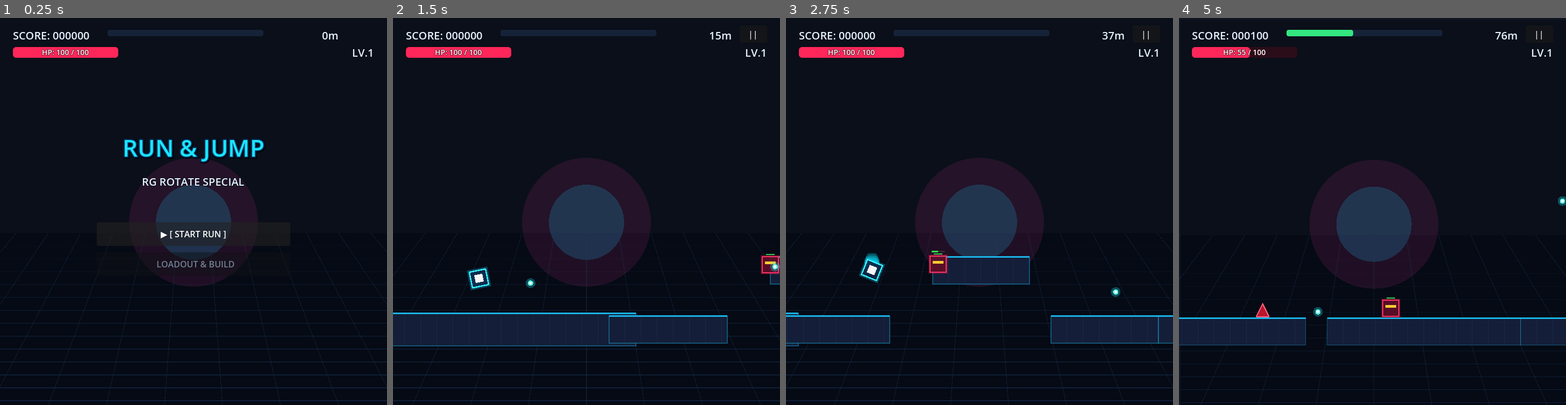
Above: before the commit, frames 1-4 (left to right).
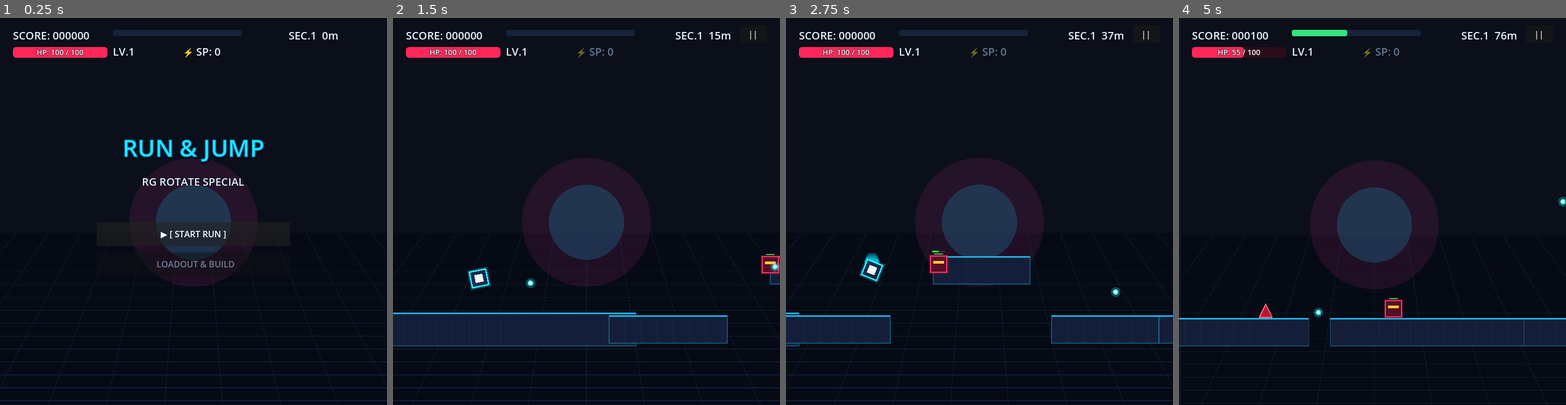
Above: after the commit, the same moments.

Repository: u1e2k/runandjump
Game: Godot game, scene res://scenes/Main.tscn
Two runs of this game, one before a commit and one after it. Both use one fixed random seed, a clock stepped at 60 frames per second and the inputs below.
Inputs:
- Up to frame 1 (0.25 s): no input
- Up to frame 2 (1.5 s): click "▶ [ START RUN ]" at 0.5 s; tap Enter (ui_accept) at 1.25 s; hold Right (ui_right) from 1.28 s (still down); hold Enter (ui_accept) from 1.28 s (still down)
- Up to frame 3 (2.75 s): keep holding Right (ui_right); tap Space (jump) at 1.52, 1.55, 1.82, 2.1, 2.27, 2.57 s; release Enter (ui_accept) at 2.03 s; tap Enter (ui_accept) at 2.3 s
- Up to frame 4 (5 s): release Right (ui_right) at 2.78 s; hold Left (ui_left) 2.78-3.53 s; hold Enter (ui_accept) 2.78-3.53 s; tap Space (jump) at 3.05, 3.77, 4.07 s; hold Right (ui_right) from 3.53 s (still down); tap Enter (ui_accept) at 3.6 s; hold Space (jump) from 4.28 s (still down)

The runs differ from the first frame. In frame 1, 0.6% of the frame differs, in the area x 9-97%, y 3-11%; in frame 2, 0.6%; in frame 3, 0.8%; in frame 4, 3.9%, in the area x 0-100%, y 3-100%.

Commit message:
feat: implement core gameplay scripts, HUD, and main scene

Diff:
--- a/scenes/Main.tscn
+++ b/scenes/Main.tscn
@@ -136,11 +136,11 @@
 label_settings = SubResource("LabelSettings_hud")
 
 [node name="DistanceLabel" type="Label" parent="HUD"]
-offset_left = 500.0
+offset_left = 460.0
 offset_top = 18.0
 offset_right = 630.0
 offset_bottom = 48.0
-text = "0m"
+text = "SEC.1  0m"
 label_settings = SubResource("LabelSettings_hud")
 horizontal_alignment = 2
 
@@ -154,7 +154,7 @@
 [node name="HPBar" type="ProgressBar" parent="HUD"]
 offset_left = 24.0
 offset_top = 54.0
-offset_right = 220.0
+offset_right = 200.0
 offset_bottom = 74.0
 theme_override_styles/background = SubResource("StyleBoxFlat_hp_bg")
 theme_override_styles/fill = SubResource("StyleBoxFlat_hp_fg")
@@ -173,23 +173,30 @@
 horizontal_alignment = 1
 vertical_alignment = 1
 
-[node name="LevelLabel" type="Label" parent="HUD"]
-offset_left = 540.0
-offset_top = 50.0
-offset_right = 696.0
-offset_bottom = 80.0
-text = "LV.1"
-label_settings = SubResource("LabelSettings_hud")
-horizontal_alignment = 2
-
 [node name="ExpBar" type="ProgressBar" parent="HUD"]
-offset_left = 200.0
+offset_left = 210.0
 offset_top = 22.0
-offset_right = 490.0
+offset_right = 450.0
 offset_bottom = 34.0
 theme_override_styles/background = SubResource("StyleBoxFlat_exp_bg")
 theme_override_styles/fill = SubResource("StyleBoxFlat_exp_fg")
 show_percentage = false
+
+[node name="LevelLabel" type="Label" parent="HUD"]
+offset_left = 210.0
+offset_top = 48.0
+offset_right = 320.0
+offset_bottom = 78.0
+text = "LV.1"
+label_settings = SubResource("LabelSettings_hud")
+
+[node name="SPLabel" type="Label" parent="HUD"]
+offset_left = 340.0
+offset_top = 48.0
+offset_right = 450.0
+offset_bottom = 78.0
+text = "⚡ SP: 0"
+label_settings = SubResource("LabelSettings_hud")
 
 [node name="ComboLabel" type="Label" parent="HUD"]
 offset_left = 240.0
@@ -308,10 +315,27 @@
 offset_bottom = -135.0
 grow_horizontal = 2
 grow_vertical = 2
-text = "LEVEL UP!"
+text = "UPGRADE STATION"
 label_settings = SubResource("LabelSettings_title")
 horizontal_alignment = 1
 
+[node name="SPCountLabel" type="Label" parent="HUD/LevelUpModal"]
+layout_mode = 1
+anchors_preset = 8
+anchor_left = 0.5
+anchor_top = 0.5
+anchor_right = 0.5
+anchor_bottom = 0.5
+offset_left = -200.0
+offset_top = -135.0
+offset_right = 200.0
+offset_bottom = -110.0
+grow_horizontal = 2
+grow_vertical = 2
+text = "AVAILABLE SP: 1 ⚡"
+label_settings = SubResource("LabelSettings_hp")
+horizontal_alignment = 1
+
 [node name="CardContainer" type="HBoxContainer" parent="HUD/LevelUpModal"]
 layout_mode = 1
 anchors_preset = 8
@@ -320,9 +344,9 @@
 anchor_right = 0.5
 anchor_bottom = 0.5
 offset_left = -320.0
-offset_top = -120.0
+offset_top = -105.0
 offset_right = 320.0
-offset_bottom = 140.0
+offset_bottom = 145.0
 grow_horizontal = 2
 grow_vertical = 2
 alignment = 1
@@ -335,9 +359,9 @@
 anchor_right = 0.5
 anchor_bottom = 0.5
 offset_left = -250.0
-offset_top = 150.0
+offset_top = 155.0
 offset_right = 250.0
-offset_bottom = 185.0
+offset_bottom = 190.0
 grow_horizontal = 2
 grow_vertical = 2
 text = "[ D-PAD ◀ ▶ TO CHOOSE | A / TAP TO CONFIRM ]"
--- a/scripts/HUD.gd
+++ b/scripts/HUD.gd
@@ -14,6 +14,7 @@
 @onready var hp_bar: ProgressBar = $HPBar
 @onready var hp_label: Label = $HPBar/HPText
 @onready var level_label: Label = $LevelLabel
+@onready var sp_label: Label = $SPLabel
 @onready var exp_bar: ProgressBar = $ExpBar
 
 @onready var title_panel: Control = $TitlePanel
@@ -23,8 +24,10 @@
 @onready var game_over_panel: Control = $GameOverPanel
 @onready var retry_hint_label: Label = $GameOverPanel/RetryHint
 
-# レベルアップスキル選択UI
+# レベルアップ/アップグレードモーダルUI
 @onready var level_up_modal: Control = $LevelUpModal
+@onready var modal_title: Label = $LevelUpModal/Title
+@onready var modal_sp_count_label: Label = $LevelUpModal/SPCountLabel
 @onready var card_container: HBoxContainer = $LevelUpModal/CardContainer
 
 # ポーズモーダルUI
@@ -159,9 +162,9 @@
 		menu_build_btn.modulate = Color(1.3, 1.3, 1.3, 1.0)
 		menu_build_btn.text = "▶ [ LOADOUT & BUILD ]"
 
-func update_stats(score: int, distance: float) -> void:
+func update_stats(score: int, distance: float, section: int, target_dist: float) -> void:
 	score_label.text = "SCORE: %06d" % score
-	distance_label.text = "%dm" % int(distance)
+	distance_label.text = "SEC.%d  %dm" % [section, int(distance)]
 
 func update_hp(current: int, max_hp: int) -> void:
 	hp_bar.max_value = max_hp
@@ -172,6 +175,14 @@
 	level_label.text = "LV.%d" % level
 	exp_bar.max_value = target
 	exp_bar.value = current
+
+func update_sp(sp_points: int) -> void:
+	if sp_points > 0:
+		sp_label.text = "⚡ SP: %d" % sp_points
+		sp_label.modulate = Color(1.0, 0.9, 0.2, 1.0)
+	else:
+		sp_label.text = "⚡ SP: 0"
+		sp_label.modulate = Color(0.6, 0.7, 0.8, 0.7)
 
 func add_combo() -> void:
 	combo_count += 1
@@ -196,12 +207,15 @@
 	title_panel.visible = false
 	hud_pause_button.visible = true
 
-func show_level_up(skills: Array) -> void:
+func show_upgrade_station(skills: Array, remaining_sp: int) -> void:
 	is_leveling_up = true
 	current_offered_skills = skills
 	selected_card_index = 0
 	level_up_modal.visible = true
 
+	modal_title.text = "UPGRADE STATION"
+	modal_sp_count_label.text = "AVAILABLE SP: %d ⚡" % remaining_sp
+
 	for child in card_container.get_children():
 		child.queue_free()
 
@@ -211,6 +225,10 @@
 		card_container.add_child(card)
 
 	update_card_highlights()
+
+func hide_upgrade_station() -> void:
+	is_leveling_up = false
+	level_up_modal.visible = false
 
 func create_skill_card(index: int, skill: Dictionary) -> Button:
 	var btn := Button.new()
@@ -271,8 +289,6 @@
 		return
 	if selected_card_index < current_offered_skills.size():
 		var chosen: Dictionary = current_offered_skills[selected_card_index]
-		is_leveling_up = false
-		level_up_modal.visible = false
 		skill_selected.emit(chosen.get("id", ""))
 
 func show_game_over(final_score: int, high_score: int, earned_coins: int) -> void:
--- a/scripts/LevelSpawner.gd
+++ b/scripts/LevelSpawner.gd
@@ -2,6 +2,7 @@
 
 signal enemy_stomped(enemy: Node2D)
 signal enemy_defeated(pos: Vector2)
+signal checkpoint_reached(section_index: int)
 
 const PlatformScript = preload("res://scripts/Platform.gd")
 const SpikeScript = preload("res://scripts/Spike.gd")
@@ -14,6 +15,12 @@
 
 const CHUNK_WIDTH: float = 720.0
 var active_chunks: Array[Node2D] = []
+
+# セクション管理 (250m ごとにチェックポイント)
+var total_distance_traveled: float = 0.0
+var next_checkpoint_dist: float = 250.0
+var current_section: int = 1
+var checkpoint_spawned: bool = false
 
 func _ready() -> void:
 	current_scroll_speed = base_scroll_speed
@@ -23,6 +30,10 @@
 	current_scroll_speed = base_scroll_speed
 	spawn_x = 0.0
 	is_scrolling = true
+	total_distance_traveled = 0.0
+	next_checkpoint_dist = 250.0
+	current_section = 1
+	checkpoint_spawned = false
 
 	spawn_start_chunk()
 	for i in range(2):
@@ -35,13 +46,19 @@
 	if not is_scrolling:
 		return
 
-	current_scroll_speed = min(current_scroll_speed + delta * 2.0, 520.0)
+	current_scroll_speed = min(current_scroll_speed + delta * 1.5, 500.0)
 	var move_dist := current_scroll_speed * delta
+	total_distance_traveled += move_dist * 0.05
 
 	for chunk in active_chunks:
 		chunk.position.x -= move_dist
 
 	spawn_x -= move_dist
+
+	# チェックポイント到達判定
+	if not checkpoint_spawned and total_distance_traveled >= next_checkpoint_dist:
+		checkpoint_spawned = true
+		spawn_checkpoint_chunk()
 
 	if spawn_x < 1440.0:
 		spawn_random_chunk()
@@ -72,6 +89,32 @@
 	plat.size = Vector2(CHUNK_WIDTH + 100, 60)
 	plat.position = Vector2(CHUNK_WIDTH / 2.0, 580)
 	chunk.add_child(plat)
+
+func spawn_checkpoint_chunk() -> void:
+	var chunk := create_chunk_root()
+	# 安全なロング足場
+	var plat: StaticBody2D = PlatformScript.new()
+	plat.size = Vector2(CHUNK_WIDTH + 200, 60)
+	plat.position = Vector2(CHUNK_WIDTH / 2.0, 580)
+	chunk.add_child(plat)
+
+	# チェックポイントエリア（トリガー）
+	var gate_area := Area2D.new()
+	gate_area.position = Vector2(300.0, 500.0)
+	var col := CollisionShape2D.new()
+	var rect := RectangleShape2D.new()
+	rect.size = Vector2(40.0, 180.0)
+	col.shape = rect
+	gate_area.add_child(col)
+
+	gate_area.body_entered.connect(func(body):
+		if body.name == "Player":
+			next_checkpoint_dist += 250.0
+			current_section += 1
+			checkpoint_spawned = false
+			checkpoint_reached.emit(current_section - 1)
+	)
+	chunk.add_child(gate_area)
 
 func spawn_random_chunk() -> void:
 	var chunk := create_chunk_root()
--- a/scripts/Main.gd
+++ b/scripts/Main.gd
@@ -6,7 +6,7 @@
 const ExpGemScript = preload("res://scripts/ExpGem.gd")
 const BuildManagerScript = preload("res://scripts/BuildManager.gd")
 
-enum State { TITLE, BUILD_MENU, PLAYING, LEVEL_UP, PAUSED, GAME_OVER }
+enum State { TITLE, BUILD_MENU, PLAYING, UPGRADE_STATION, PAUSED, GAME_OVER }
 var current_state: State = State.TITLE
 
 @onready var player: CharacterBody2D = $Player
@@ -51,13 +51,14 @@
 	player.died.connect(_on_player_died)
 	player.damaged.connect(_on_player_damaged)
 	player.exp_gained.connect(_on_player_exp_gained)
-	player.leveled_up.connect(_on_player_leveled_up)
+	player.sp_gained.connect(_on_player_sp_gained)
 	player.shoot_bullet.connect(_on_player_shoot_bullet)
 	player.shockwave_triggered.connect(_on_player_shockwave)
 
 	# スポナーシグナル接続
 	spawner.enemy_stomped.connect(_on_enemy_stomped)
 	spawner.enemy_defeated.connect(_on_enemy_defeated)
+	spawner.checkpoint_reached.connect(_on_checkpoint_reached)
 
 	# HUDシグナル接続
 	hud.skill_selected.connect(_on_skill_selected)
@@ -103,7 +104,7 @@
 		State.PLAYING:
 			distance += spawner.current_scroll_speed * delta * 0.05
 			score += int(spawner.current_scroll_speed * delta * 0.1)
-			hud.update_stats(score, distance)
+			hud.update_stats(score, distance, spawner.current_section, spawner.next_checkpoint_dist)
 
 			if player.global_position.y > 730.0:
 				player.rescue_from_fall()
@@ -123,6 +124,7 @@
 	hud.hide_title()
 	hud.hide_pause()
 	hud.hide_game_over()
+	hud.hide_upgrade_station()
 	build_menu.close()
 	player.reset(PLAYER_START_POS, build_manager)
 	spawner.start_run()
@@ -192,18 +194,38 @@
 	hud.update_exp(current, target, level)
 	sfx_exp.play()
 
-func _on_player_leveled_up(new_level: int) -> void:
+func _on_player_sp_gained(new_sp: int, current_level: int) -> void:
+	# 走行を止めずにSPストック＆SE再生！
 	sfx_levelup.play()
-	current_state = State.LEVEL_UP
-	get_tree().paused = true
-
+	hud.update_sp(new_sp)
+
+func _on_checkpoint_reached(completed_section: int) -> void:
+	# チェックポイント到達：HP小回復
+	player.heal(20)
+	trigger_shake(6.0)
+
+	if player.sp_points > 0:
+		current_state = State.UPGRADE_STATION
+		get_tree().paused = true
+		show_next_skill_offer()
+
+func show_next_skill_offer() -> void:
 	var offered := SkillDatabaseScript.get_random_skills(3, player.skills)
-	hud.show_level_up(offered)
+	hud.show_upgrade_station(offered, player.sp_points)
 
 func _on_skill_selected(skill_id: String) -> void:
 	player.apply_skill(skill_id)
-	get_tree().paused = false
-	current_state = State.PLAYING
+	player.sp_points = max(0, player.sp_points - 1)
+	hud.update_sp(player.sp_points)
+
+	if player.sp_points > 0:
+		# まだSPが残っていれば続けて選択！
+		show_next_skill_offer()
+	else:
+		# SPを使い切ったら次セクションへ出発！
+		hud.hide_upgrade_station()
+		get_tree().paused = false
+		current_state = State.PLAYING
 
 func _on_player_shoot_bullet(pos: Vector2, dir: Vector2, wtype: String, dmg: int) -> void:
 	var bullet: Area2D = ProjectileScript.new()
--- a/scripts/Player.gd
+++ b/scripts/Player.gd
@@ -6,7 +6,7 @@
 signal landed
 signal damaged(current_hp: int, max_hp: int)
 signal exp_gained(current: int, target: int, level: int)
-signal leveled_up(new_level: int)
+signal sp_gained(new_sp: int, current_level: int)
 signal shoot_bullet(pos: Vector2, dir: Vector2, wtype: String, dmg: int)
 signal shockwave_triggered(pos: Vector2)
 
@@ -34,10 +34,11 @@
 var invincible_timer: float = 0.0
 const INVINCIBLE_DURATION: float = 1.0
 
-# レベル & EXP
+# レベル & EXP & SPポイント
 var level: int = 1
 var current_exp: int = 0
 var exp_to_next_level: int = 35
+var sp_points: int = 0
 
 # 装備・パーク
 var current_weapon: String = "pulse_laser"
@@ -61,6 +62,7 @@
 var rotation_angle: float = 0.0
 var trail_positions: Array[Vector2] = []
 const MAX_TRAIL: int = 8
+var levelup_pop_timer: float = 0.0
 
 @onready var collision_shape: CollisionShape2D = $CollisionShape2D
 
@@ -114,11 +116,13 @@
 	level = 1
 	current_exp = 0
 	exp_to_next_level = 35
+	sp_points = 0
 	skills.clear()
 	max_air_jumps = 1
 	air_jumps_left = 1
 	has_stomp_shock = false
 	kill_counter = 0
+	levelup_pop_timer = 0.0
 
 	if build_mgr:
 		setup_loadout(build_mgr)
@@ -135,6 +139,7 @@
 	visible = true
 	damaged.emit(current_hp, max_hp)
 	exp_gained.emit(current_exp, exp_to_next_level, level)
+	sp_gained.emit(sp_points, level)
 
 func _physics_process(delta: float) -> void:
 	if not is_alive:
@@ -142,6 +147,9 @@
 
 	if invincible_timer > 0.0:
 		invincible_timer -= delta
+
+	if levelup_pop_timer > 0.0:
+		levelup_pop_timer -= delta
 
 	trail_positions.push_front(global_position)
 	if trail_positions.size() > MAX_TRAIL:
@@ -181,7 +189,6 @@
 	if Input.is_action_just_released("jump") and velocity.y < MIN_JUMP_VELOCITY:
 		velocity.y = MIN_JUMP_VELOCITY
 
-	# X位置の自動復元（左に押し流されないようTARGET_Xへスムーズに補正）
 	velocity.x = (TARGET_X - global_position.x) * 12.0
 
 	move_and_slide()
@@ -240,13 +247,18 @@
 	if current_hp <= 0:
 		die()
 
+func heal(amount: int) -> void:
+	if not is_alive:
+		return
+	current_hp = min(max_hp, current_hp + amount)
+	damaged.emit(current_hp, max_hp)
+
 func on_enemy_killed() -> void:
 	if current_accessory == "vampire_ring":
 		kill_counter += 1
 		if kill_counter >= 5:
 			kill_counter = 0
-			current_hp = min(max_hp, current_hp + 6)
-			damaged.emit(current_hp, max_hp)
+			heal(6)
 
 func rescue_from_fall() -> void:
 	if not is_alive:
@@ -264,8 +276,10 @@
 	if current_exp >= exp_to_next_level:
 		current_exp -= exp_to_next_level
 		level += 1
-		exp_to_next_level = int(float(exp_to_next_level) * 1.35)
-		leveled_up.emit(level)
+		sp_points += 1 # SPポイントを加算（ゲームは止めない！）
+		exp_to_next_level = int(float(exp_to_next_level) * 1.3)
+		levelup_pop_timer = 1.2
+		sp_gained.emit(sp_points, level)
 	exp_gained.emit(current_exp, exp_to_next_level, level)
 
 func get_magnet_range() -> float:
@@ -326,3 +340,8 @@
 
 	if has_spike_boots:
 		draw_line(Vector2(-size.x/2, size.y/2), Vector2(size.x/2, size.y/2), Color(1.0, 0.9, 0.2, 1.0), 3.0)
+
+	# レベルアップ時のポップエフェクト
+	if levelup_pop_timer > 0.0:
+		var alpha_pop: float = levelup_pop_timer / 1.2
+		draw_arc(Vector2.ZERO, 35.0 + (1.2 - levelup_pop_timer) * 30.0, 0, TAU, 24, Color(1.0, 0.85, 0.2, alpha_pop), 2.5)
